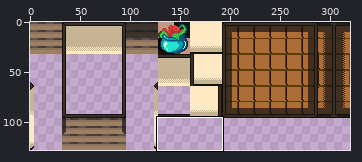
A sprite sheet gets an edit: assets/sprites/HotelRoom_SpriteSheet.png. Above, an overview of the earlier version with the close-up marked.
Close-up. The starting point:
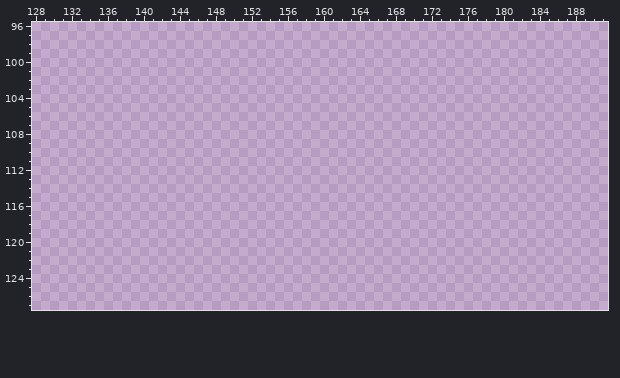
The file is 320x128 pixels. Colours within 5 levels of each other are drawn and written as one. Shown: x 128..191, y 96..127.
The result:
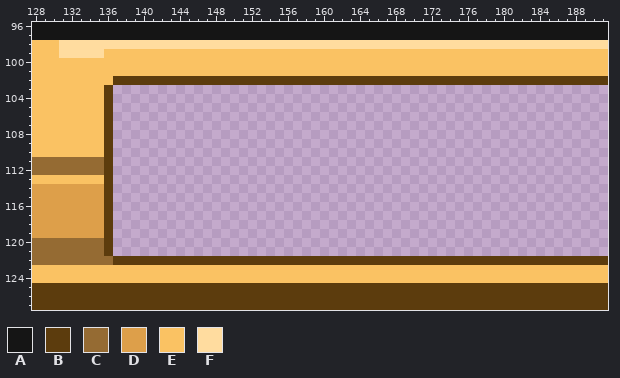
Palette (. is transparent): A #151515  B #5c3c0d  C #956b33  D #dd9f4a  E #fac263  F #ffdc9f
Commit message: Finished the first level tileset. Collisions added.
Change:
The author put colour A in rows 96 to 97 at x 128 to 191.
The author put colour B in row 102 at x 137 to 191; in rows 103 to 121 at x 136; in row 122 at x 137 to 191; in rows 125 to 127 at x 128 to 191.
The author put colour C in rows 111 to 112 at x 128 to 135; in rows 120 to 121 at x 128 to 135; in row 122 at x 128 to 136.
The author put colour D in rows 114 to 119 at x 128 to 135.
The author put colour E in row 98 at x 128 to 130; in row 99 at x 128 to 130 and 136 to 191; in rows 100 to 101 at x 128 to 191; in row 102 at x 128 to 136; in rows 103 to 110 at x 128 to 135; in row 113 at x 128 to 135.
The author put colour E in rows 123 to 124 at x 128 to 191.
The author put colour F in row 98 at x 131 to 191; in row 99 at x 131 to 135.
Boxes around the changes in both close-ups, in picture pixels (x1, y1, x2, y2):
added: (32, 22, 608, 310)
